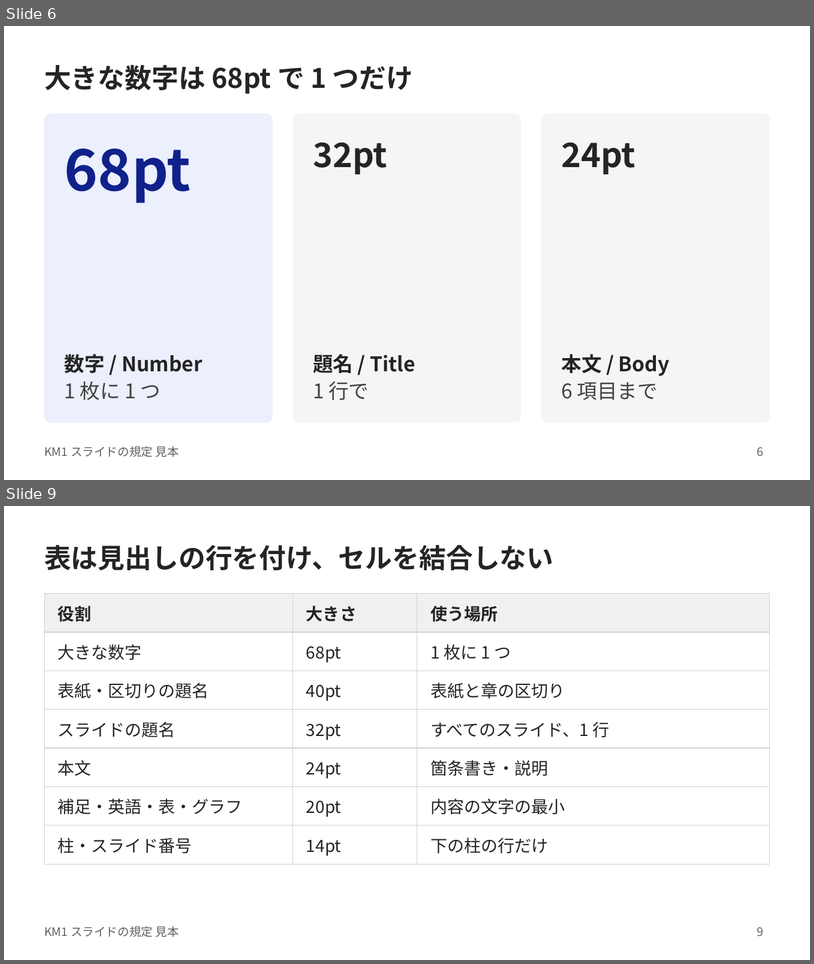
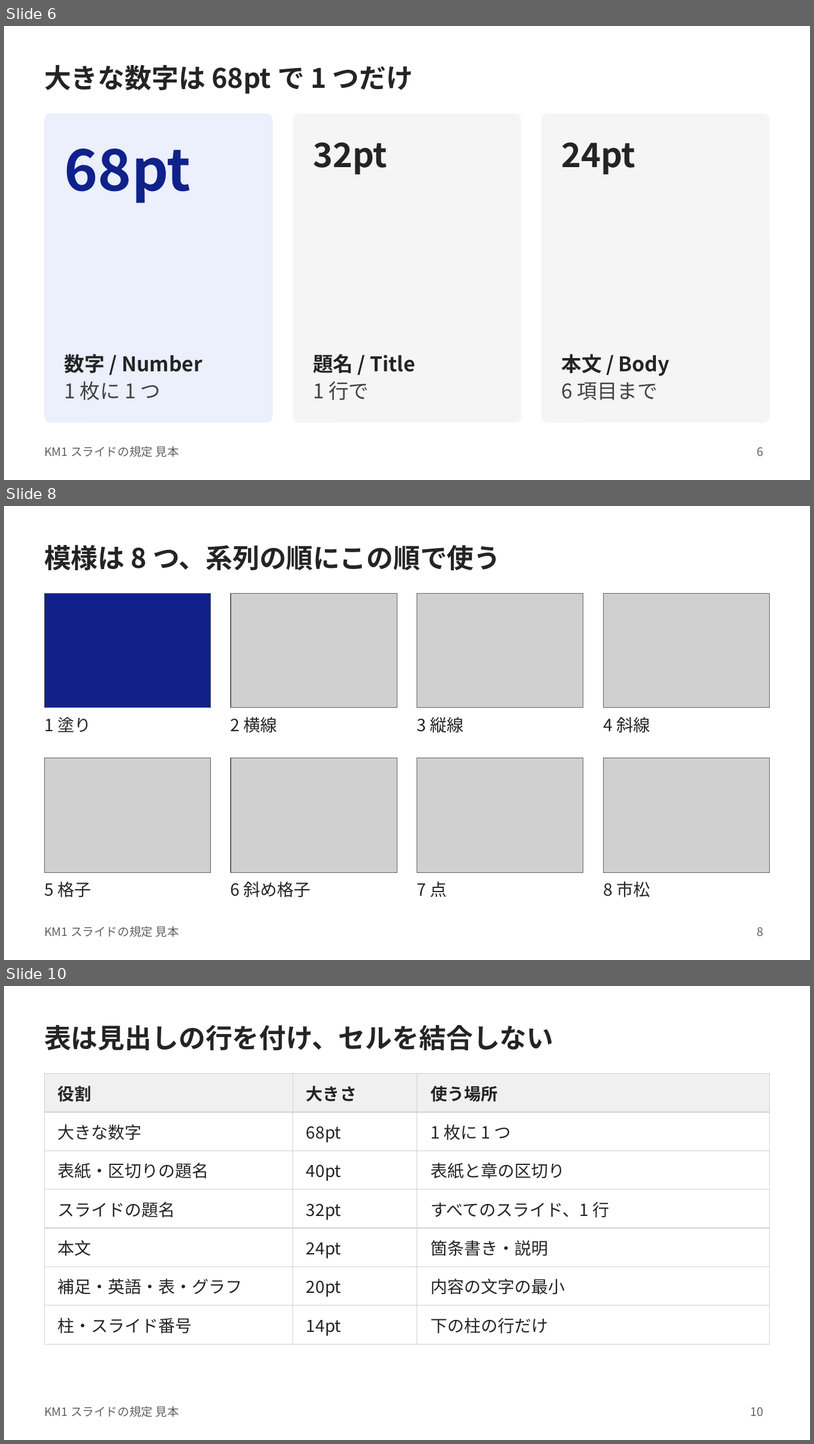
Before and after one commit to kami2news/km1-design-system, a slide deck: dist/KM1_スライド見本.pptx. Shown one above the other, each under a label of ours: slides 6 and 9 before the commit, slides 6, 8 and 10 after it; the slides between them are not shown. The pictures are 814x964 and 814x1444 pixels, drawn with LibreOffice and Linux fonts; fonts in the diff are those of the drawing; grey boxes stand for pictures. Boxes give left, top, right and bottom in pixels: in the first picture for what was removed or moved away, otherwise in the second. Text is boxed around its words. In the diff, an @@ line names an element or a change of style, - is before the commit and + after.

```diff
--- a/dist/KM1_スライド見本.pptx
+++ b/dist/KM1_スライド見本.pptx
@@ slide 8 added at [4,506,810,960], background #FFFFFF; not listed: 1 template element that a slide beside it also shows @@
@@ title added at [44,545,501,570], 32 pt, text #242424, bold @@
+模様は 8 つ、系列の順にこの順で使う
@@ rectangle added at [45,593,211,708], fill #10218B, outline #616161 0.75 pt @@
@@ picture added at [231,593,397,708] @@
@@ picture added at [417,593,584,708] @@
@@ picture added at [604,593,770,708] @@
@@ text added at [44,717,91,732], 20 pt, text #242424 @@
+1 塗り
@@ text added at [231,717,278,733], 20 pt, text #242424 @@
+2 横線
@@ text added at [417,717,464,733], 20 pt, text #242424 @@
+3 縦線
@@ text added at [604,717,650,733], 20 pt, text #242424 @@
+4 斜線
@@ picture added at [45,758,211,873] @@
@@ picture added at [231,758,397,873] @@
@@ picture added at [417,758,584,873] @@
@@ picture added at [604,758,770,873] @@
@@ text added at [44,881,91,897], 20 pt, text #242424 @@
+5 格子
@@ text added at [231,881,311,897], 20 pt, text #242424 @@
+6 斜め格子
@@ text added at [417,881,447,897], 20 pt, text #242424 @@
+7 点
@@ text added at [604,881,650,897], 20 pt, text #242424 @@
+8 市松
@@ page number added at [758,927,764,936], 14 pt, text #616161 @@
+8
@@ what was slide 9 is now slide 10 @@
@@ page number at [751,1407,764,1416]: text changed @@
-9
+10
```
Also in this commit, not shown: 1 slide changed, 57 other files.
